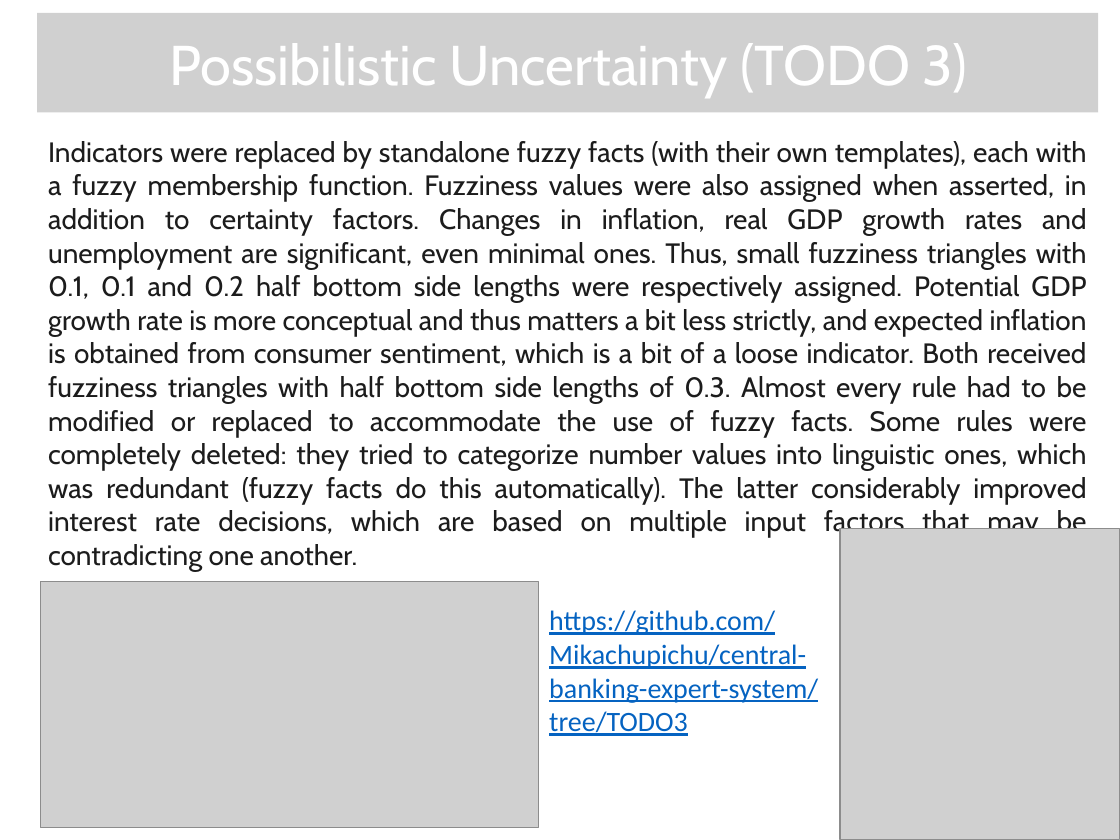
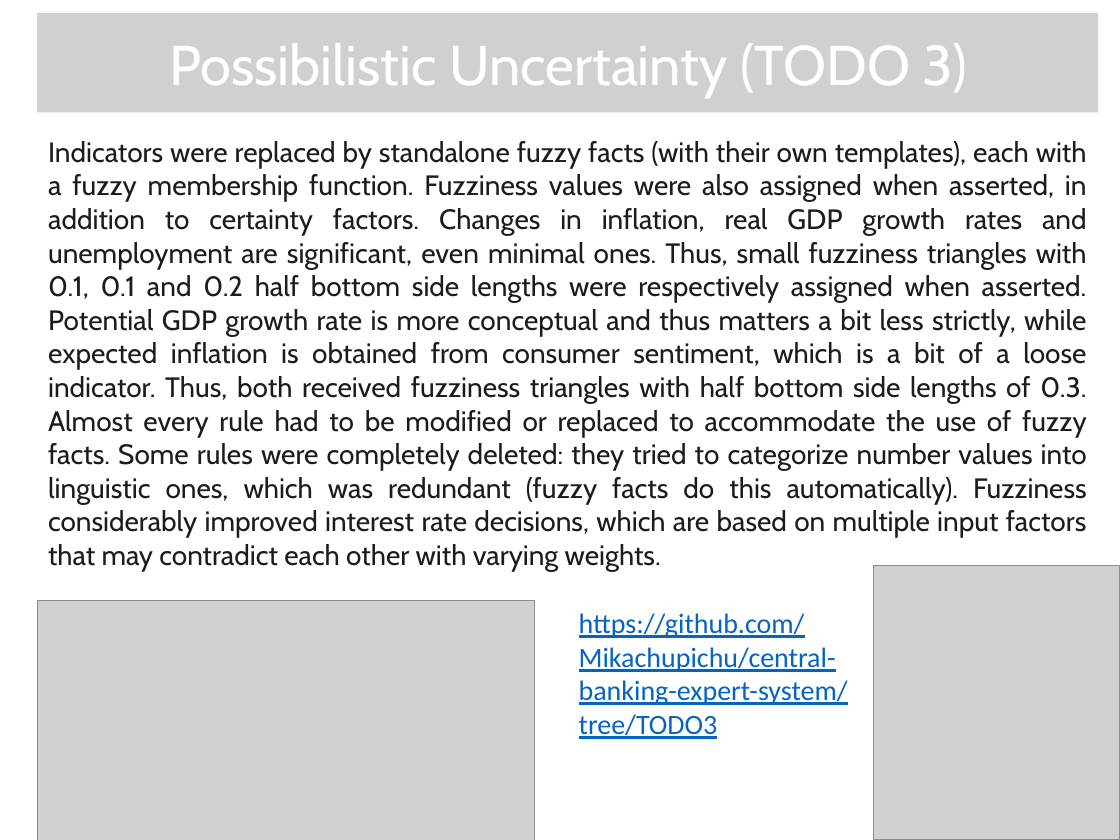
Before and after one commit to Mikachupichu/central-banking-expert-system, a slide deck: slide 7 of A-D2.pptx. Drawn at 1120x840 pixels with LibreOffice and Linux fonts; fonts in the diff are those of the drawing; grey boxes stand for pictures; background and template pictures are left out. Boxes give left, top, right and bottom in pixels: in the first picture for what was removed or moved away, otherwise in the second. Text is boxed around its words. In the diff, an @@ line names an element or a change of style, - is before the commit and + after.

```diff
--- a/A-D2.pptx
+++ b/A-D2.pptx
@@ text at bbox=[48, 141, 1087, 571]: text changed @@
-Indicators were replaced by standalone fuzzy facts (with their own templates), each with a fuzzy membership function. Fuzziness values were also assigned when asserted, in addition to certainty factors. Changes in inflation, real GDP growth rates and unemployment are significant, even minimal ones. Thus, small fuzziness triangles with 0.1, 0.1 and 0.2 half bottom side lengths were respectively assigned. Potential GDP growth rate is more conceptual and thus matters a bit less strictly, and expected inflation is obtained from consumer sentiment, which is a bit of a loose indicator. Both received fuzziness triangles with half bottom side lengths of 0.3. Almost every rule had to be modified or replaced to accommodate the use of fuzzy facts. Some rules were completely deleted: they tried to categorize number values into linguistic ones, which was redundant (fuzzy facts do this automatically). The latter considerably improved interest rate decisions, which are based on multiple input factors that may be contradicting one another.
+Indicators were replaced by standalone fuzzy facts (with their own templates), each with a fuzzy membership function. Fuzziness values were also assigned when asserted, in addition to certainty factors. Changes in inflation, real GDP growth rates and unemployment are significant, even minimal ones. Thus, small fuzziness triangles with 0.1, 0.1 and 0.2 half bottom side lengths were respectively assigned when asserted. Potential GDP growth rate is more conceptual and thus matters a bit less strictly, while expected inflation is obtained from consumer sentiment, which is a bit of a loose indicator. Thus, both received fuzziness triangles with half bottom side lengths of 0.3. Almost every rule had to be modified or replaced to accommodate the use of fuzzy facts. Some rules were completely deleted: they tried to categorize number values into linguistic ones, which was redundant (fuzzy facts do this automatically). Fuzziness considerably improved interest rate decisions, which are based on multiple input factors that may contradict each other with varying weights.
@@ picture: place and size @@
-picture at bbox=[840, 529, 1120, 839]
+picture at bbox=[874, 566, 1120, 839]
@@ picture: place and size @@
-picture at bbox=[40, 581, 538, 828]
+picture at bbox=[37, 600, 534, 840]
@@ text "https://github.com/Mikachupichu/central-banking-expert-syste ...": place and size @@
-text "https://github.com/Mikachupichu/central-banking-expert-syste ..." at bbox=[549, 610, 818, 736]
+text "https://github.com/Mikachupichu/central-banking-expert-syste ..." at bbox=[579, 613, 848, 739]
```
Also in this commit, not shown: 3 other slides changed.
